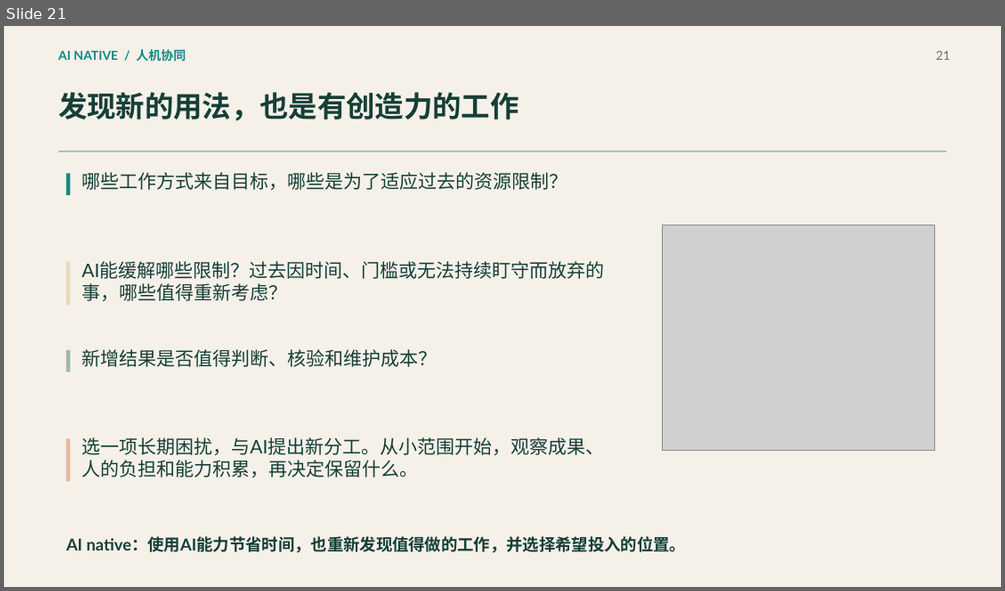
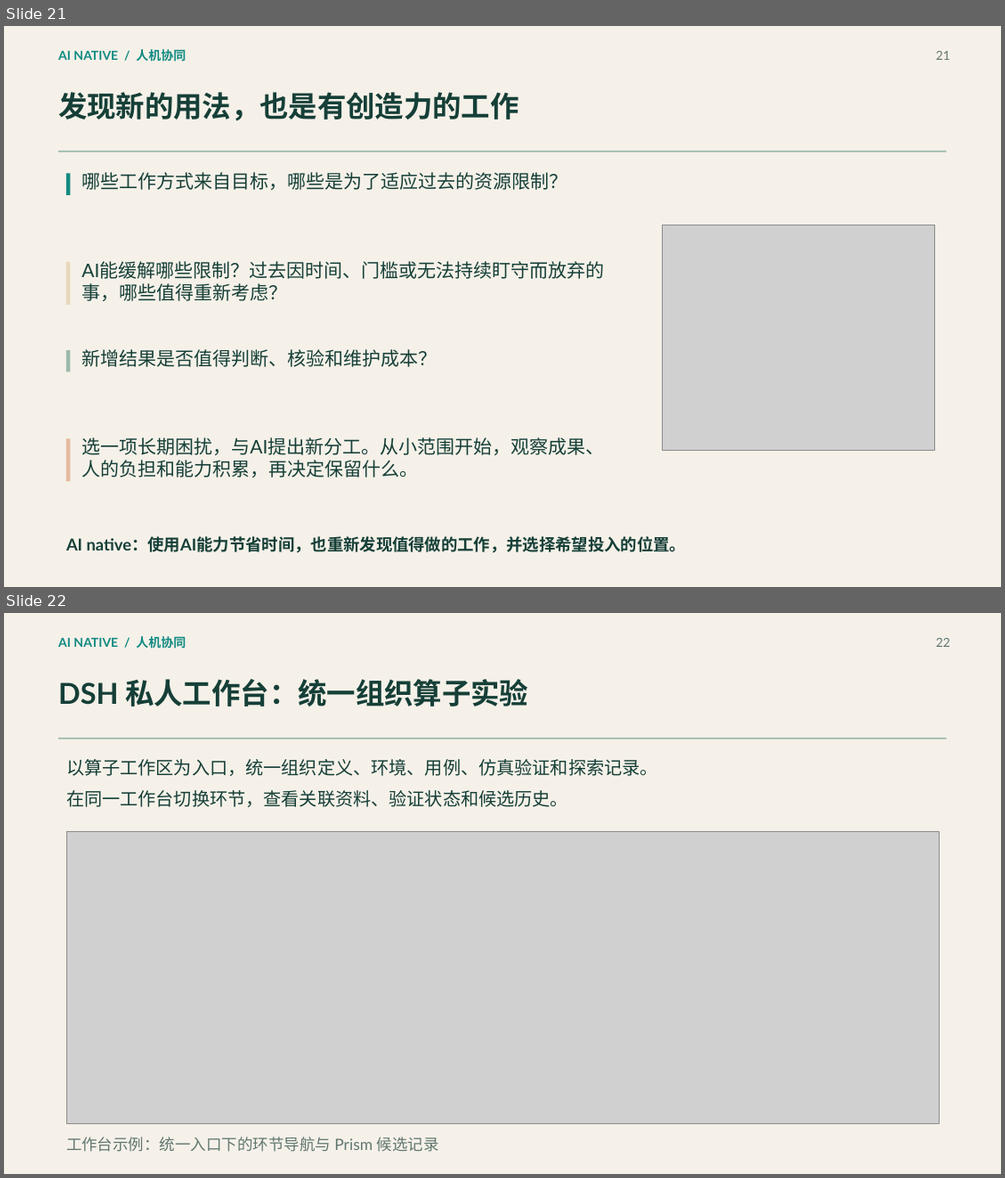
Before and after one commit to haoyanzhen/AIReports, a slide deck: AI native 人机协同与个人工作流｜主线重制版.pptx. Shown one above the other, each under a label of ours: slide 21 before the commit, slides 21 and 22 after it. The pictures are 1005x591 and 1005x1178 pixels, drawn with LibreOffice and Linux fonts; fonts in the diff are those of the drawing; grey boxes stand for pictures. Boxes give left, top, right and bottom in pixels: in the first picture for what was removed or moved away, otherwise in the second. Text is boxed around its words. In the diff, an @@ line names an element or a change of style, - is before the commit and + after.

Commit message:
Add DSH workbench overview and seven full screenshots to main presentation

```diff
--- a/AI native 人机协同与个人工作流｜主线重制版.pptx
+++ b/AI native 人机协同与个人工作流｜主线重制版.pptx
@@ slide 22 added at (x1=4, y1=613, x2=1001, y2=1174), background #F5F1E9 @@
@@ text added at (x1=58, y1=636, x2=186, y2=649), 12 pt, text #118A82, bold @@
+AI NATIVE / 人机协同
@@ text added at (x1=936, y1=638, x2=950, y2=647), 12 pt, text #61776F @@
+22
@@ text added at (x1=58, y1=679, x2=528, y2=706), 27.8 pt, text #153F37, bold @@
+DSH 私人工作台：统一组织算子实验
@@ rectangle added at (x1=58, y1=738, x2=947, y2=739), fill #9BB9AB @@
@@ text added at (x1=66, y1=759, x2=658, y2=776), 17.2 pt, text #153F37 @@
+以算子工作区为入口，统一组织定义、环境、用例、仿真验证和探索记录。
@@ text added at (x1=66, y1=790, x2=568, y2=807), 17.2 pt, text #153F37 @@
+在同一工作台切换环节，查看关联资料、验证状态和候选历史。
@@ picture added at (x1=66, y1=831, x2=938, y2=1124) @@
@@ text added at (x1=66, y1=1136, x2=439, y2=1151), 15 pt, text #61776F @@
+工作台示例：统一入口下的环节导航与 Prism 候选记录
```
Also in this commit, not shown: 7 other slides added.
